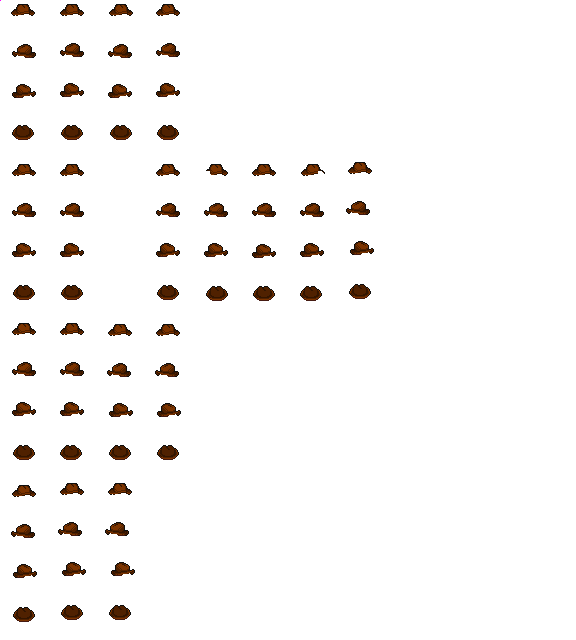
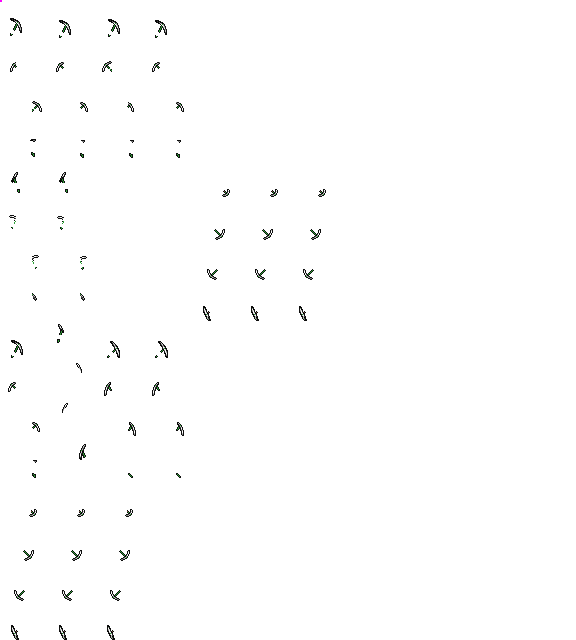
Before/after of a 576 × 640 layered artwork. What changed in the layer stack:
showed "Tool pick", painted on it over (0, 0, 326, 640)
hid "Hat cowboy-hat", painted on it over (0, 0, 374, 622)
